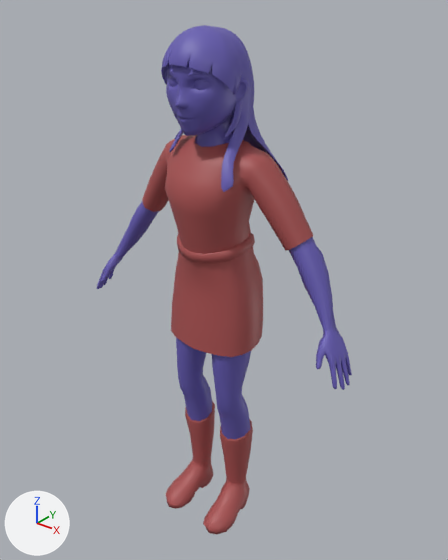
What one commit did to the FBX model Assets/Art/Characters/WalkingNPCs/A_walkingGirl.fbx.
Rendered twice from a 50 mm lens placed at (0.193, -0.231, 0.301), pointed at (0.0, 0.009, 0.152). Lighting does not change. The marker at lower left points along +X, +Y and +Z. Where no turn or scale is listed for an object, it has been applied to the vertices.

Names of what the first picture shows: 'walkingGirl'.
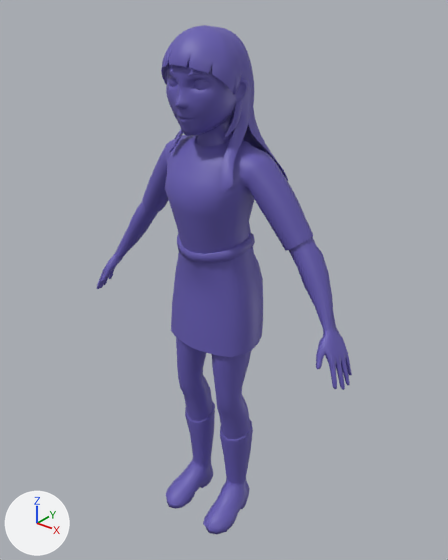
What differs and where, as boxes [x1, y1, x2, y2] in the pictures (448 x 560 px):
part 1 of me_mesh, recoloured (brown to blue)
    both: [142, 135, 313, 534]

The change in detail:
me_mesh has 4820 vertices, 4714 faces and spans x -0.087..0.087, y -0.026..0.031, z -0.001..0.282.
me_mesh is used by ob_walkinggirl; location (0.0, 0.0, 0.0).
me_mesh part 1: all 788 faces that had it switch from mat_walkinggirl_clothes (brown #aa5151) to mat_walkinggirl_main (blue #665cb3).
